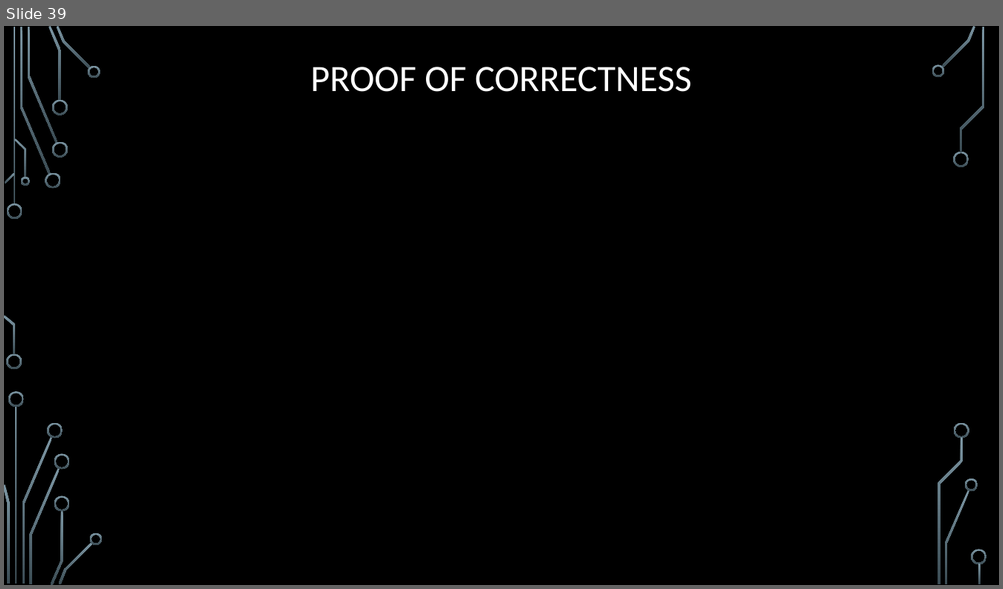
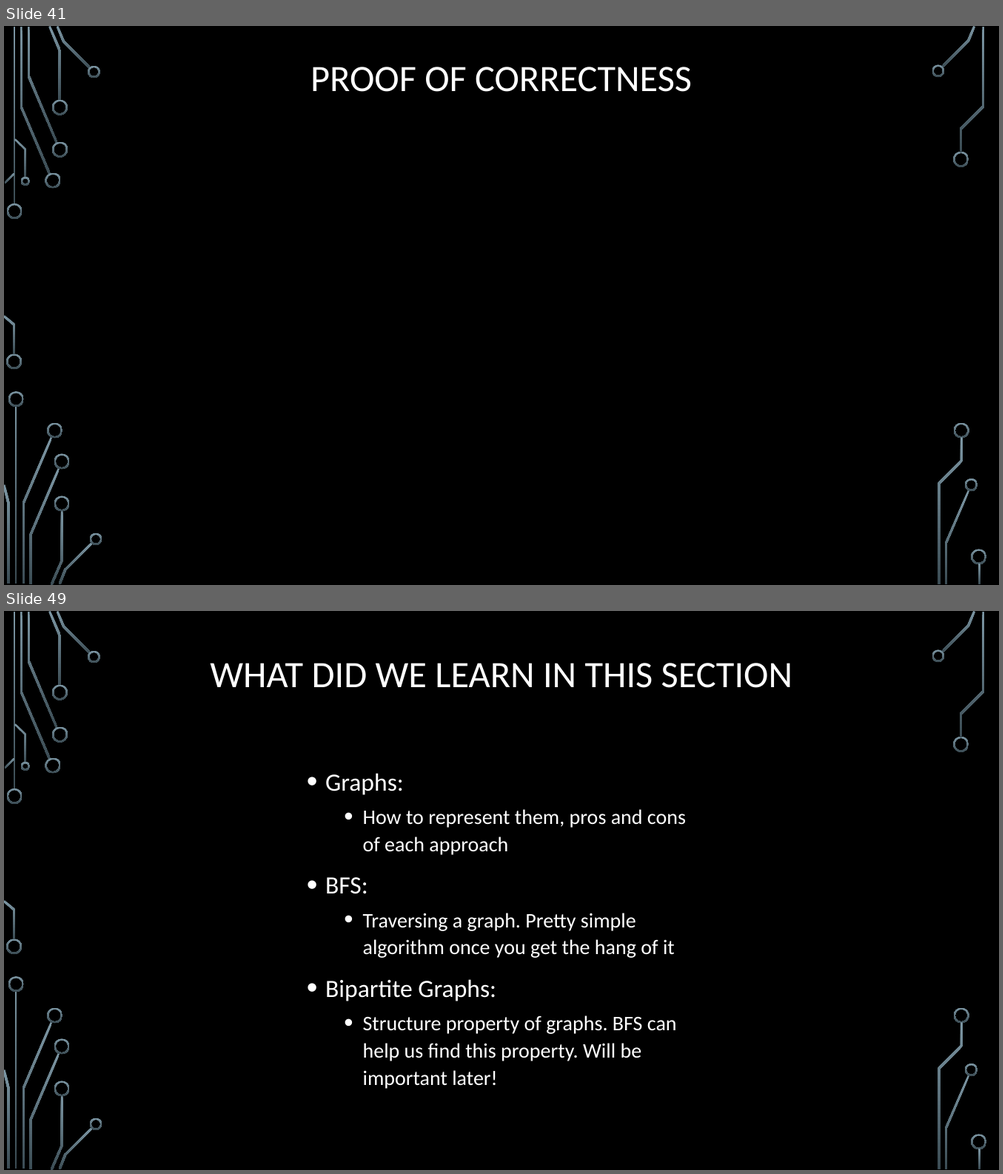
Before and after one commit to markfloryan/dsa2, a slide deck: slides/01-1-GraphsIntroBFS.pptx. Shown one above the other, each under a label of ours: slide 39 before the commit, slides 41 and 49 after it; the slides between them are not shown. The pictures are 1003x589 and 1003x1174 pixels, drawn with LibreOffice and Linux fonts; fonts in the diff are those of the drawing; grey boxes stand for pictures; background and template pictures are left out. Boxes give left, top, right and bottom in pixels: in the first picture for what was removed or moved away, otherwise in the second. Text is boxed around its words. In the diff, an @@ line names an element or a change of style, - is before the commit and + after.

```diff
--- a/slides/01-1-GraphsIntroBFS.pptx
+++ b/slides/01-1-GraphsIntroBFS.pptx
@@ slide 49 added at (4, 611, 999, 1170), background picture (left out); not listed: 36 template elements that a slide beside it also shows @@
@@ title added at (210, 663, 792, 688), 36 pt, text #FFFFFF @@
+WHAT DID WE LEARN IN THIS SECTION
@@ text added at (325, 773, 686, 1089), 20 pt, text #FFFFFF @@
+• Graphs:
+  • How to represent them, pros and cons of each approach
+• BFS:
+  • Traversing a graph. Pretty simple algorithm once you get the hang of it
+• Bipartite Graphs:
+  • Structure property of graphs. BFS can help us find this property. Will be important later!
@@ what was slide 39 is now slide 41 @@
```
Also in this commit, not shown: 9 other slides added, 6 other files.
